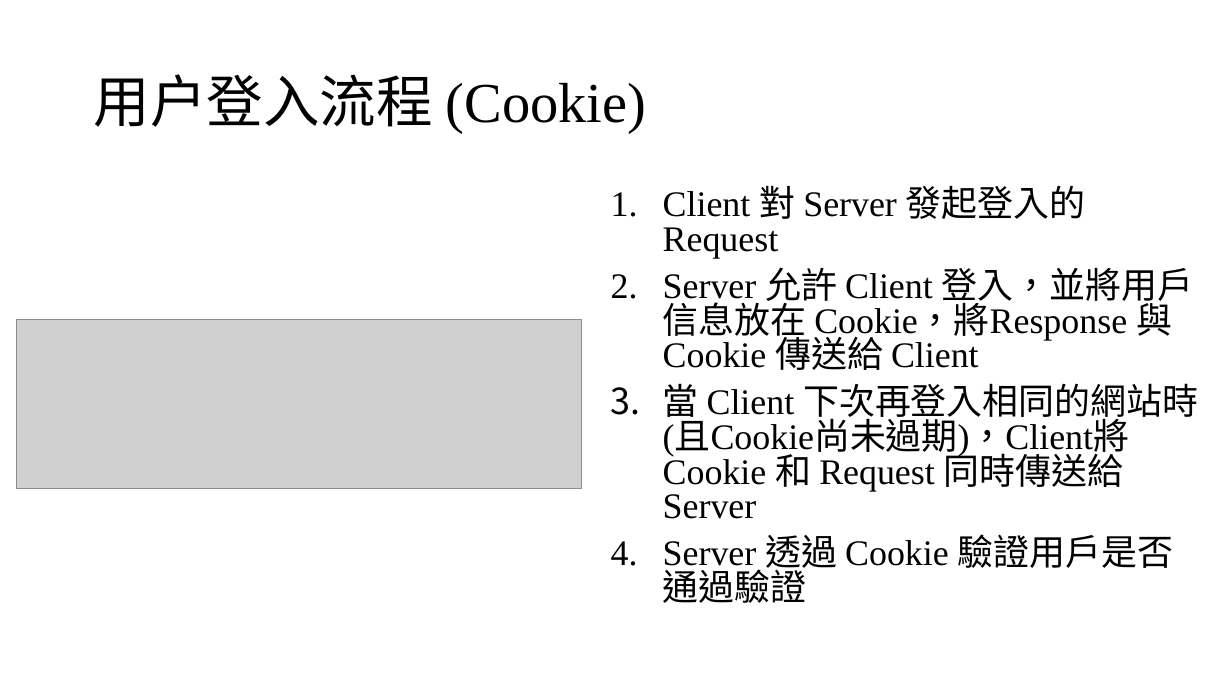
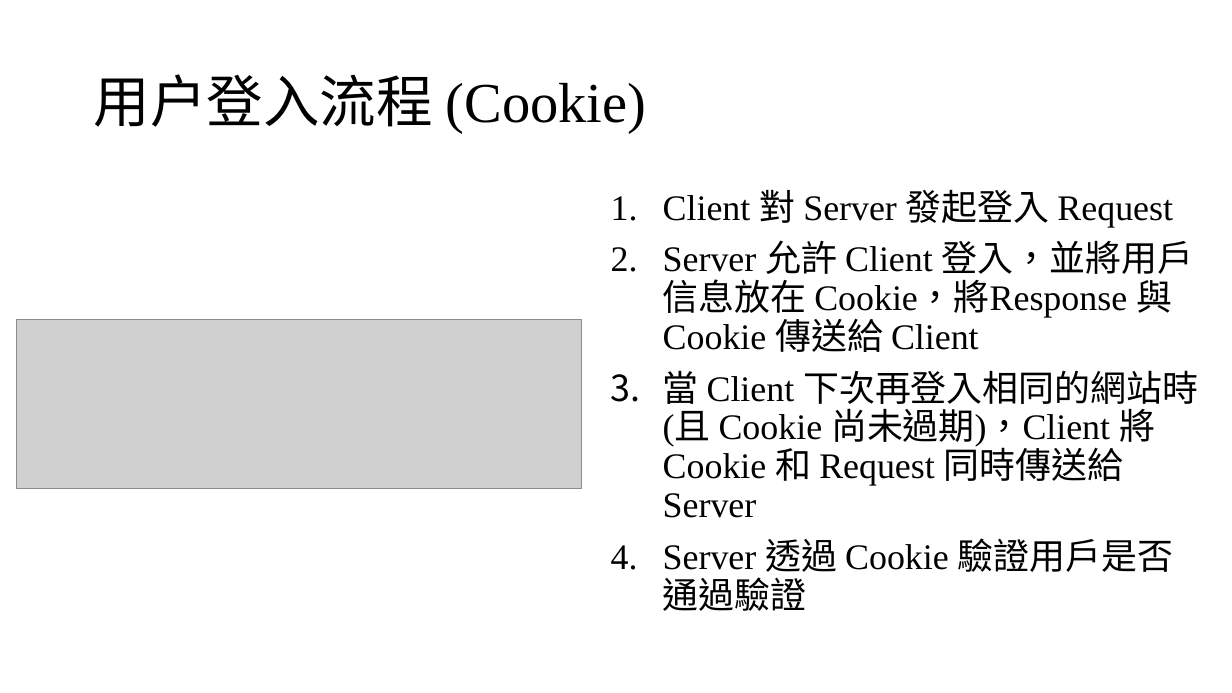
Before and after one commit to ariel055132/Spring, a slide deck: slide 4 of simpleLogin/SpringBoot用戶註冊登入功能.pptx. Drawn at 1232x693 pixels with LibreOffice and Linux fonts; fonts in the diff are those of the drawing; grey boxes stand for pictures. Boxes give left, top, right and bottom in pixels: in the first picture for what was removed or moved away, otherwise in the second. Text is boxed around its words. In the diff, an @@ line names an element or a change of style, - is before the commit and + after.

```diff
--- a/simpleLogin/SpringBoot用戶註冊登入功能.pptx
+++ b/simpleLogin/SpringBoot用戶註冊登入功能.pptx
@@ text at bbox=[663, 190, 1173, 227]: text changed @@
-1. Client 對 Server 發起登入的 Request
+1. Client 對 Server 發起登入 Request
@@ text at bbox=[663, 240, 1193, 611]: line spacing 0.8 to 0.9 @@
@@ text at bbox=[663, 370, 1198, 518]: text changed @@
-3. 當 Client 下次再登入相同的網站時 (且Cookie尚未過期)，Client將 Cookie 和 Request 同時傳送給Server
+3. 當 Client 下次再登入相同的網站時 (且 Cookie 尚未過期)，Client 將 Cookie 和 Request 同時傳送給Server
```
Also in this commit, not shown: 8 other slides changed, 1 slide added.
